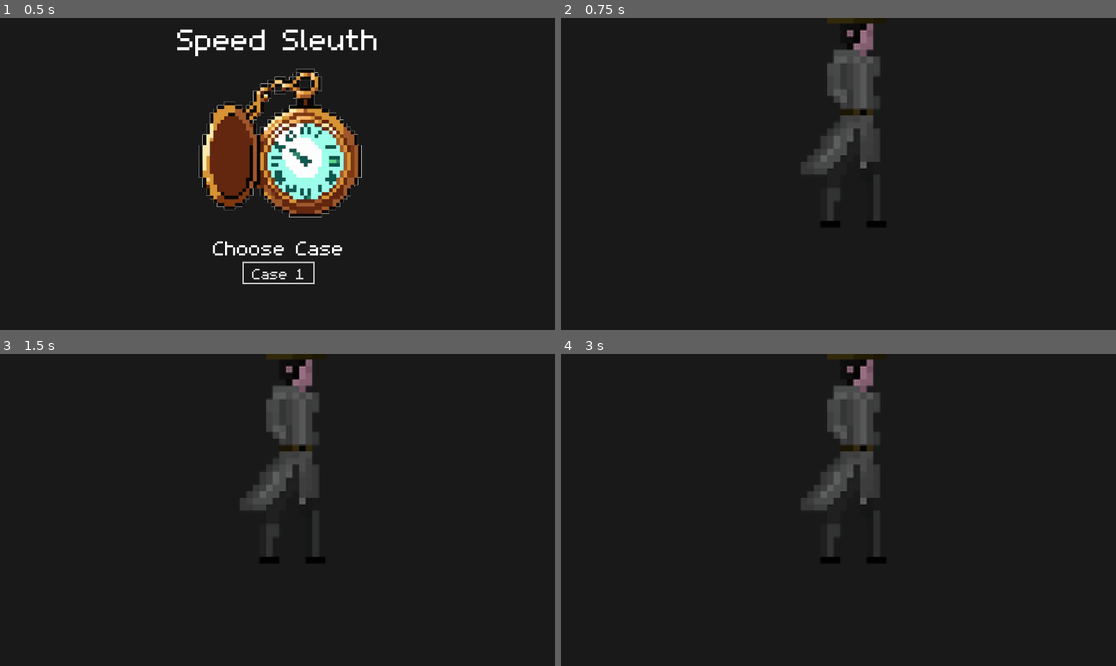
Above: before the commit, frames 1-4 (two rows, left to right).
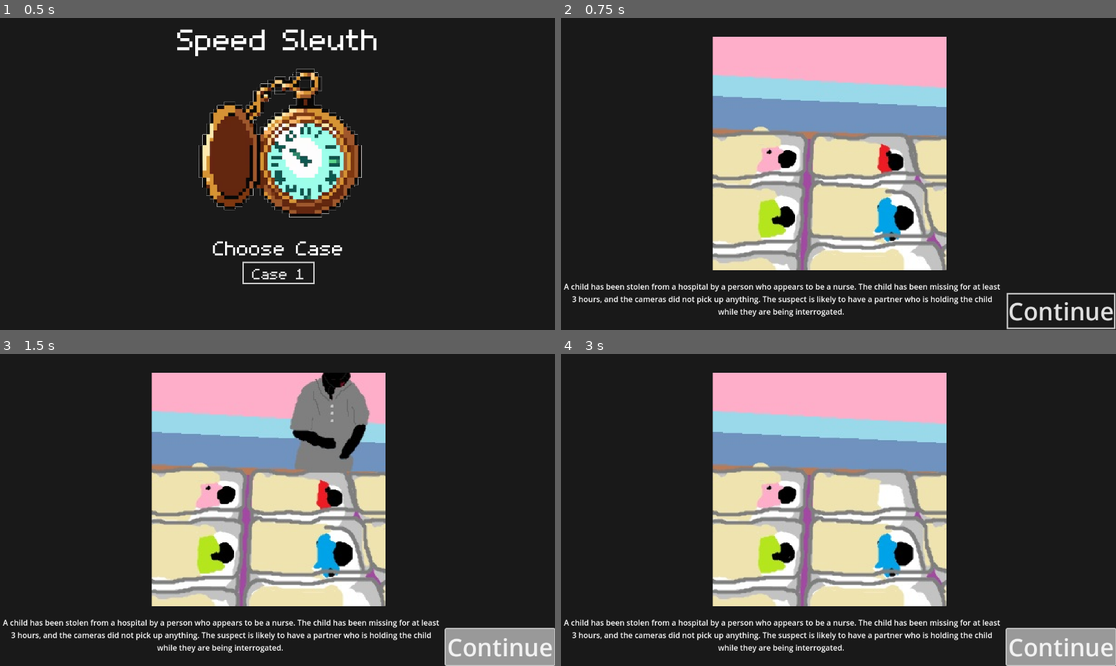
Above: after the commit, the same moments.

Repository: SalpinxAri/Speed-Sleuth
Game: Godot game, scene res://scenes/menu.tscn
Two runs of this game, one before a commit and one after it. Both use one fixed random seed, a clock stepped at 60 frames per second and the inputs below.
Inputs (mouse positions are in pixels of both pictures, inside the frame that each line leads up to):
- Up to frame 1 (0.5 s): no input
- Up to frame 2 (0.75 s): click "Case 1" at 0.5 s
- Up to frame 3 (1.5 s): click (499, 647) at 1.25 s, where only the run after the commit has a clickable "Continue"
- Up to frame 4 (3 s): click (1060, 647) at 2 s, where only the run after the commit has a clickable "Continue"; click (1060, 647) at 2.75 s, where only the run after the commit has a clickable "Continue"

Frame 1 is identical in both runs. In frame 2, 34% of the frame differs, in the area x 0-100%, y 0-100%; in frame 3, 36%; in frame 4, 36%.

Commit message:
Added the cutscene for case1
For some reason a ton of the files changed, please tell me if there is an error on y'all's side

Diff:
--- /dev/null
+++ b/second-game/scenes/cutscene.tscn
@@ -0,0 +1,76 @@
+[gd_scene load_steps=5 format=3 uid="uid://dqrttkf7xv3xm"]
+
+[ext_resource type="Texture2D" uid="uid://dnlkuetdvkj0k" path="res://assets/sprites/Case1_Intro_cutscene/Case2Intro1Img1.jpg" id="1_a320b"]
+[ext_resource type="Script" uid="uid://2v8e8xs46nwt" path="res://scripts/cutscene.gd" id="2_0sipp"]
+
+[sub_resource type="StyleBoxFlat" id="StyleBoxFlat_2bm7f"]
+bg_color = Color(0.6, 0.6, 0.6, 0)
+border_width_left = 3
+border_width_top = 3
+border_width_right = 3
+border_width_bottom = 3
+
+[sub_resource type="StyleBoxFlat" id="StyleBoxFlat_fs8wb"]
+
+[node name="Cutscene" type="Control"]
+layout_mode = 3
+anchors_preset = 15
+anchor_right = 1.0
+anchor_bottom = 1.0
+grow_horizontal = 2
+grow_vertical = 2
+
+[node name="ColorRect" type="ColorRect" parent="."]
+layout_mode = 0
+offset_right = 1152.0
+offset_bottom = 648.0
+color = Color(0.099985994, 0.099985994, 0.099985994, 1)
+
+[node name="Text_box" type="VBoxContainer" parent="."]
+layout_mode = 0
+offset_top = 546.0
+offset_right = 919.0
+offset_bottom = 647.0
+size_flags_horizontal = 3
+
+[node name="Text" type="Label" parent="Text_box"]
+custom_minimum_size = Vector2(576, 0)
+layout_mode = 2
+theme_override_colors/font_color = Color(1, 1, 1, 1)
+text = "A child has been stolen from a hospital by a person who appears to be a nurse. The child has been missing for at least 3 hours, and the cameras did not pick up anything. The suspect is likely to have a partner who is holding the child while they are being interrogated.
+"
+horizontal_alignment = 1
+autowrap_mode = 3
+
+[node name="HBoxContainer" type="HBoxContainer" parent="."]
+layout_mode = 0
+offset_left = 925.0
+offset_top = 571.0
+offset_right = 1151.0
+offset_bottom = 646.0
+alignment = 1
+
+[node name="ContinueButton" type="Button" parent="HBoxContainer"]
+custom_minimum_size = Vector2(150, 0)
+layout_mode = 2
+theme_override_font_sizes/font_size = 50
+theme_override_styles/normal = SubResource("StyleBoxFlat_2bm7f")
+theme_override_styles/hover = SubResource("StyleBoxFlat_fs8wb")
+text = "Continue"
+
+[node name="Cutscene_imgs" type="VBoxContainer" parent="."]
+layout_mode = 0
+offset_left = 315.0
+offset_top = 39.0
+offset_right = 800.0
+offset_bottom = 524.0
+size_flags_horizontal = 3
+
+[node name="TextureRect" type="TextureRect" parent="Cutscene_imgs"]
+layout_mode = 2
+texture = ExtResource("1_a320b")
+expand_mode = 4
+stretch_mode = 5
+script = ExtResource("2_0sipp")
+
+[connection signal="pressed" from="HBoxContainer/ContinueButton" to="Cutscene_imgs/TextureRect" method="_on_continue_button_pressed"]
--- /dev/null
+++ b/second-game/scripts/cutscene.gd
@@ -0,0 +1,15 @@
+extends Control
+
+var textures = [
+	"res://assets/sprites/Case1_Intro_cutscene/Case2Intro1Img1.jpg",
+ 	"res://assets/sprites/Case1_Intro_cutscene/Case2Intro1Img2.jpg",
+	"res://assets/sprites/Case1_Intro_cutscene/Case2Intro1Img3.jpg",
+	"res://assets/sprites/Case1_Intro_cutscene/Case2Intro1Img4.jpg"]
+var button_counter = 0
+
+func _on_continue_button_pressed() -> void:
+	button_counter += 1
+	if button_counter == 4:
+		get_tree().change_scene_to_file("res://scenes/pre_case_screen.tscn")
+	else:
+		self.texture = load(textures[button_counter])
--- a/second-game/scripts/menu.gd
+++ b/second-game/scripts/menu.gd
@@ -1,4 +1,4 @@
 extends Control
 
 func _on_case_1_pressed() -> void:
-	get_tree().change_scene_to_file("res://scenes/pre_case_screen.tscn")
+	get_tree().change_scene_to_file("res://scenes/cutscene.tscn")
Not shown, added: second-game/assets/sprites/Case1_Intro_cutscene/Case2Intro1Img1.jpg.import
Not shown, added: second-game/assets/sprites/Case1_Intro_cutscene/Case2Intro1Img2.jpg.import
Not shown, added: second-game/assets/sprites/Case1_Intro_cutscene/Case2Intro1Img3.jpg.import
Not shown, added: second-game/assets/sprites/Case1_Intro_cutscene/Case2Intro1Img4.jpg.import
Not shown, added: second-game/scripts/cutscene.gd.uid
